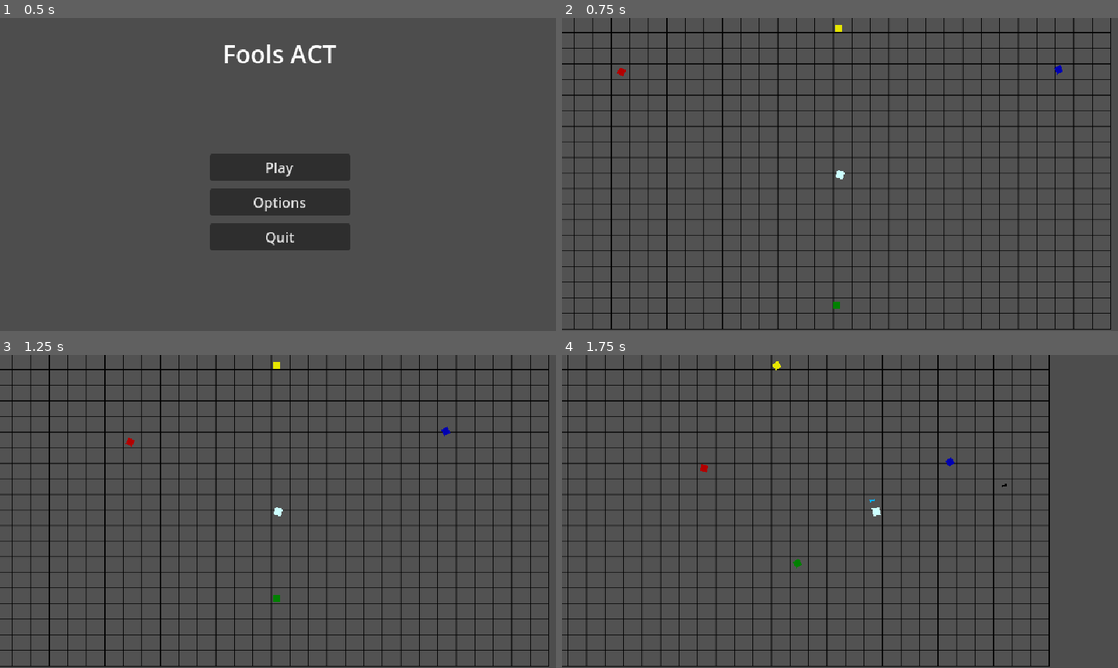
Above: before the commit, frames 1-4 (two rows, left to right).
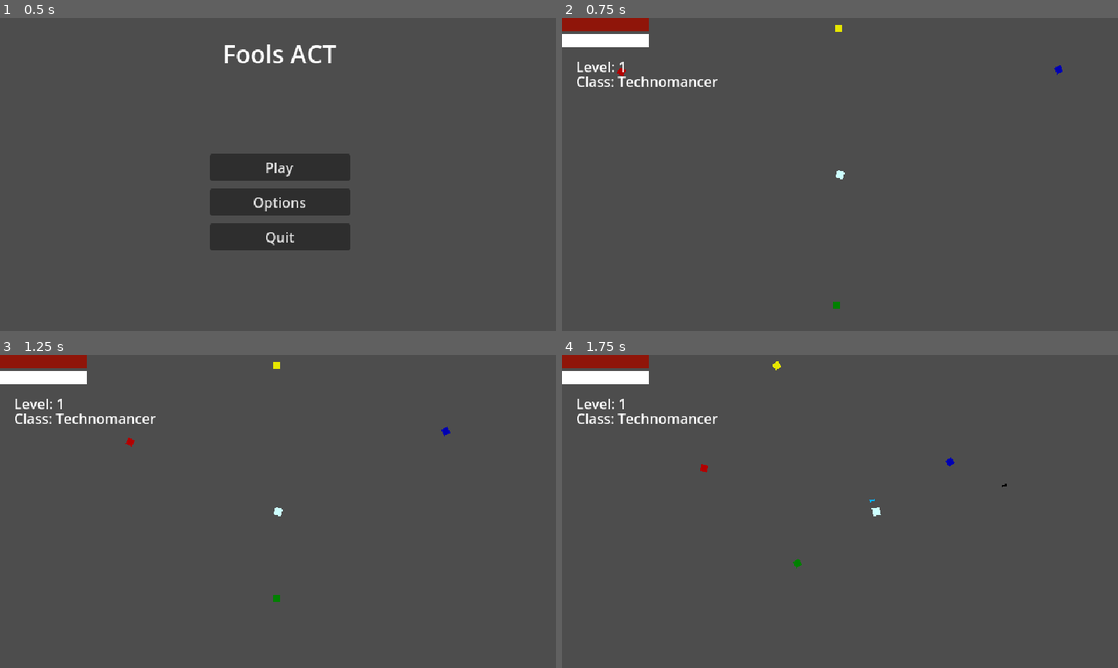
Above: after the commit, the same moments.

Repository: EmpexOri/OperationHavok
Game: Godot game, scene res://Scenes/MenuScene.tscn
The game is run twice, just before and just after one commit, with the same random seed, the same clock (stepped at 60 frames per second) and the same inputs.
Inputs (mouse positions are in pixels of both pictures, inside the frame that each line leads up to):
- Up to frame 1 (0.5 s): no input
- Up to frame 2 (0.75 s): click "Play" at 0.5 s
- Up to frame 3 (1.25 s): no input
- Up to frame 4 (1.75 s): move the mouse to (962, 495) at 1.27 s; hold D (right) from 1.28 s (still down); click (962, 495) at 1.35 s

Frame 1 is identical in both runs. In frame 2, 12% of the frame differs, in the area x 0-99%, y 0-100%; in frame 3, 12%; in frame 4, 10%.

Commit message:
Global Controls Probably Working

Diff:
--- a/Assets/Scripts/Player Scripts/PlayerUIHandler.gd
+++ b/Assets/Scripts/Player Scripts/PlayerUIHandler.gd
@@ -2,16 +2,21 @@
 
 @onready var HealthBar: TextureProgressBar = $UIContainer/HealthBar
 @onready var XPBar: TextureProgressBar = $UIContainer/XPBar
+@onready var LevelLabel: Label = $UIContainer/LevelLabel
+@onready var ClassLabel: Label = $UIContainer/ClassLabel
 
 func _ready():
 	UpdateHealthBar()
 	UpdateXPBar()
+	UpdateClassInfo()
 
 func _process(_delta):
 	UpdateHealthBar()
 	UpdateXPBar()
+	UpdateClassInfo()
 
 func UpdateHealthBar():
+	print("HP:", Global.PlayerHP, " / ", Global.PlayerHPMax)
 	HealthBar.max_value = Global.PlayerHPMax
 	HealthBar.value = Global.PlayerHP
 
@@ -21,5 +26,13 @@
 	var XP = Global.ClassData[CurrentClass]["XP"]
 	var XPNeeded = Global.XPRequiredForLevel(Level)
 
+	print("XP:", XP, " / ", XPNeeded)
 	XPBar.max_value = XPNeeded
 	XPBar.value = XP
+
+func UpdateClassInfo():
+	var CurrentClass = Global.CurrentClass
+	var Level = Global.ClassData[CurrentClass]["Level"]
+
+	LevelLabel.text = "Level: " + str(Level)
+	ClassLabel.text = "Class: " + CurrentClass
--- a/Scenes/PlaygroundScene.tscn
+++ b/Scenes/PlaygroundScene.tscn
@@ -32,33 +32,41 @@
 offset_bottom = 40.0
 metadata/_edit_use_anchors_ = true
 
+[node name="LevelLabel" type="Label" parent="PlayerUI/UIContainer"]
+layout_mode = 0
+offset_left = 16.0
+offset_top = 44.0
+offset_right = 74.0
+offset_bottom = 67.0
+text = "Level: 1"
+
+[node name="ClassLabel" type="Label" parent="PlayerUI/UIContainer"]
+layout_mode = 0
+offset_left = 16.0
+offset_top = 61.0
+offset_right = 180.0
+offset_bottom = 84.0
+text = "Class: Technomancer"
+
 [node name="HealthBar" type="TextureProgressBar" parent="PlayerUI/UIContainer"]
-visible = false
-layout_mode = 1
-offset_left = 15.0
-offset_top = 10.0
-offset_right = 215.0
-offset_bottom = 60.0
-value = 100.0
+layout_mode = 0
+offset_right = 40.0
+offset_bottom = 40.0
 texture_under = ExtResource("2_ydcph")
 texture_progress = ExtResource("2_ydcph")
-tint_progress = Color(0.690002, 0.0584759, 9.62615e-08, 1)
-metadata/_edit_use_anchors_ = true
+tint_progress = Color(0.559676, 0.0816798, 0.0378359, 1)
 
 [node name="XPBar" type="TextureProgressBar" parent="PlayerUI/UIContainer"]
-visible = false
 layout_mode = 0
-offset_left = 15.0
-offset_top = 70.0
-offset_right = 215.0
-offset_bottom = 120.0
-value = 100.0
+offset_top = 18.0
+offset_right = 40.0
+offset_bottom = 58.0
 texture_under = ExtResource("2_ydcph")
 texture_progress = ExtResource("2_ydcph")
-tint_progress = Color(0.159324, 0.341244, 0.710893, 1)
-metadata/_edit_use_anchors_ = true
+tint_progress = Color(0.355824, 0.676508, 0.840299, 1)
 
 [node name="BackGround" type="Sprite2D" parent="."]
+visible = false
 modulate = Color(0.32, 0.32, 0.32, 1)
 position = Vector2(581, 367)
 texture = ExtResource("3_kfju6")
Binary file changed: Assets/Art/BarTemp.png
